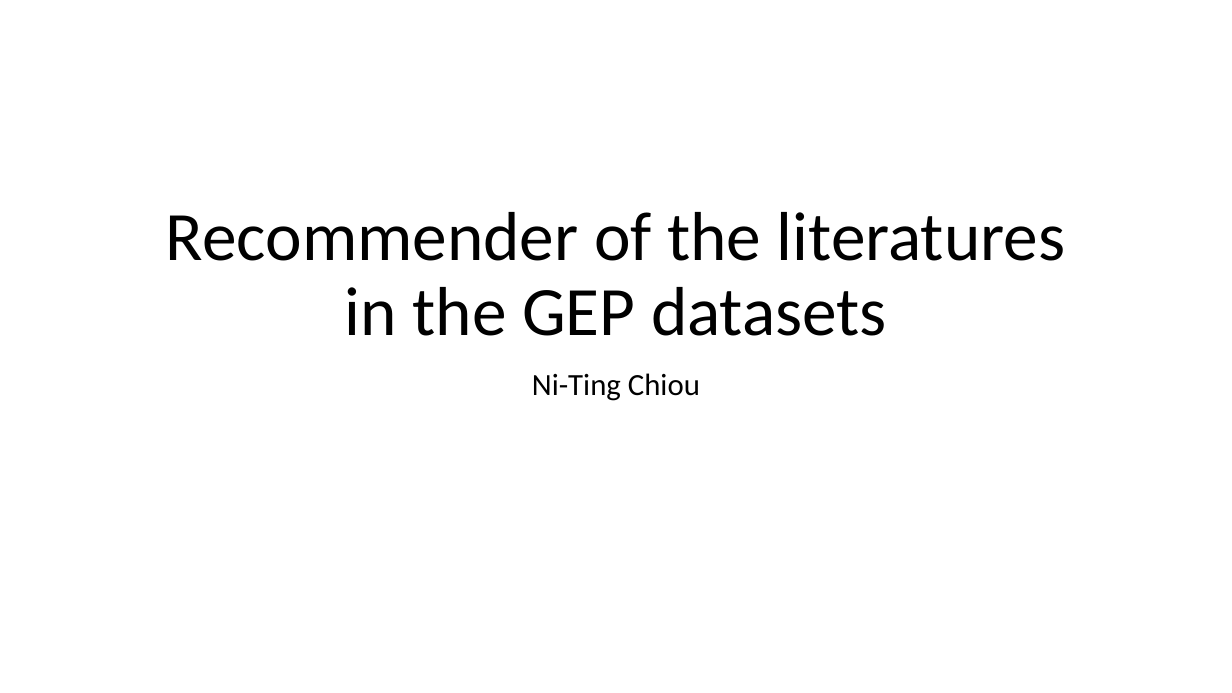
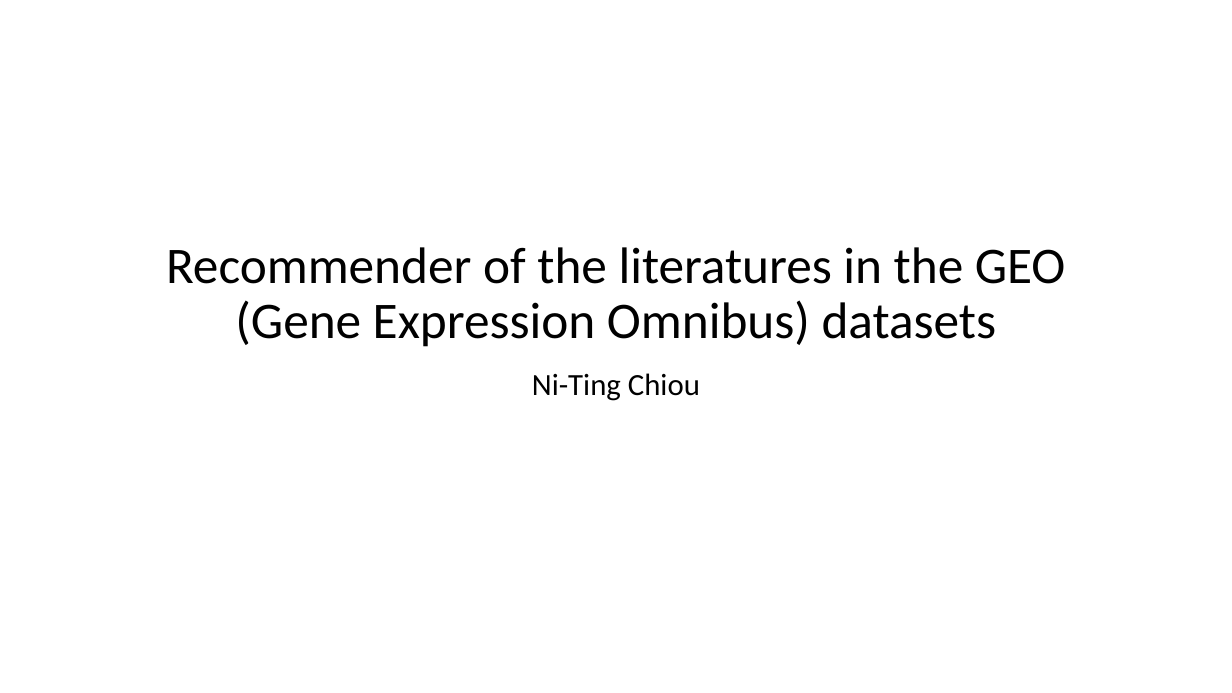
Before and after one commit to chiouNT/Metis_project_5, a slide deck: slide 1 of NLP.pptx. Drawn at 1232x693 pixels with LibreOffice and Linux fonts; fonts in the diff are those of the drawing. Boxes give left, top, right and bottom in pixels: in the first picture for what was removed or moved away, otherwise in the second. Text is boxed around its words. In the diff, an @@ line names an element or a change of style, - is before the commit and + after.

```diff
--- a/NLP.pptx
+++ b/NLP.pptx
@@ title at <box>166,247,1066,347</box>: text changed; size 54 to 40 pt @@
-Recommender of the literatures in the GEP datasets
+Recommender of the literatures in the GEO (Gene Expression Omnibus) datasets
```
Also in this commit, not shown: 8 other slides changed, 3 slides added, 19 other files.
